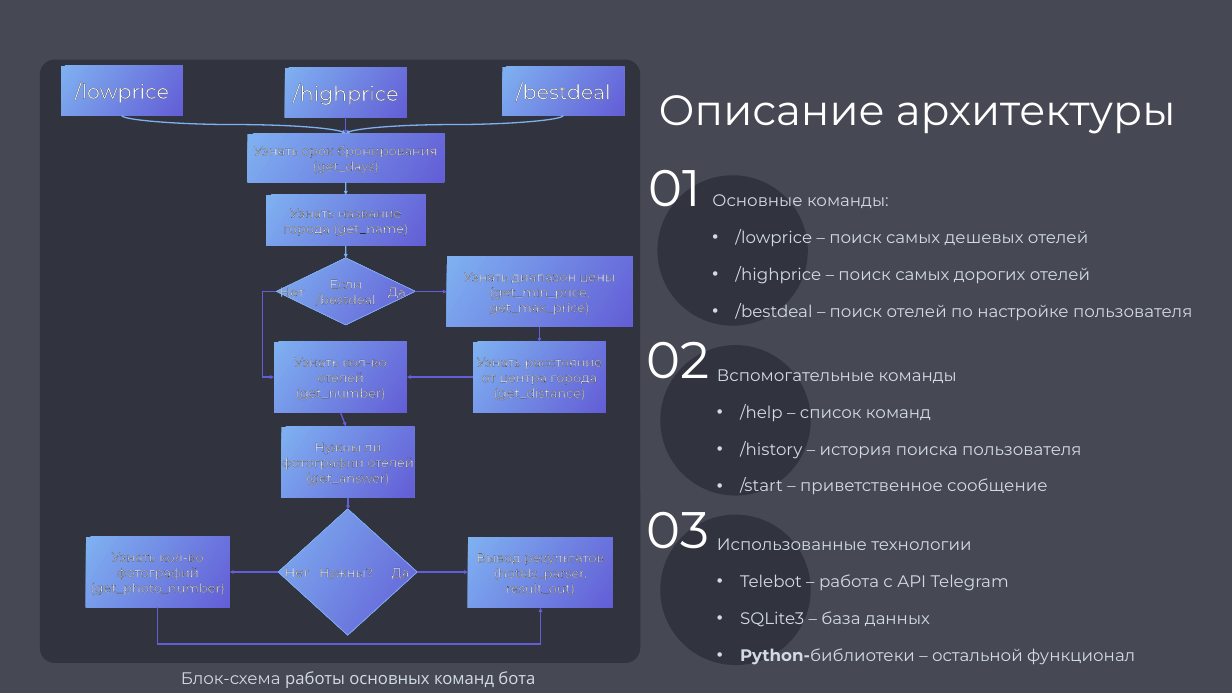
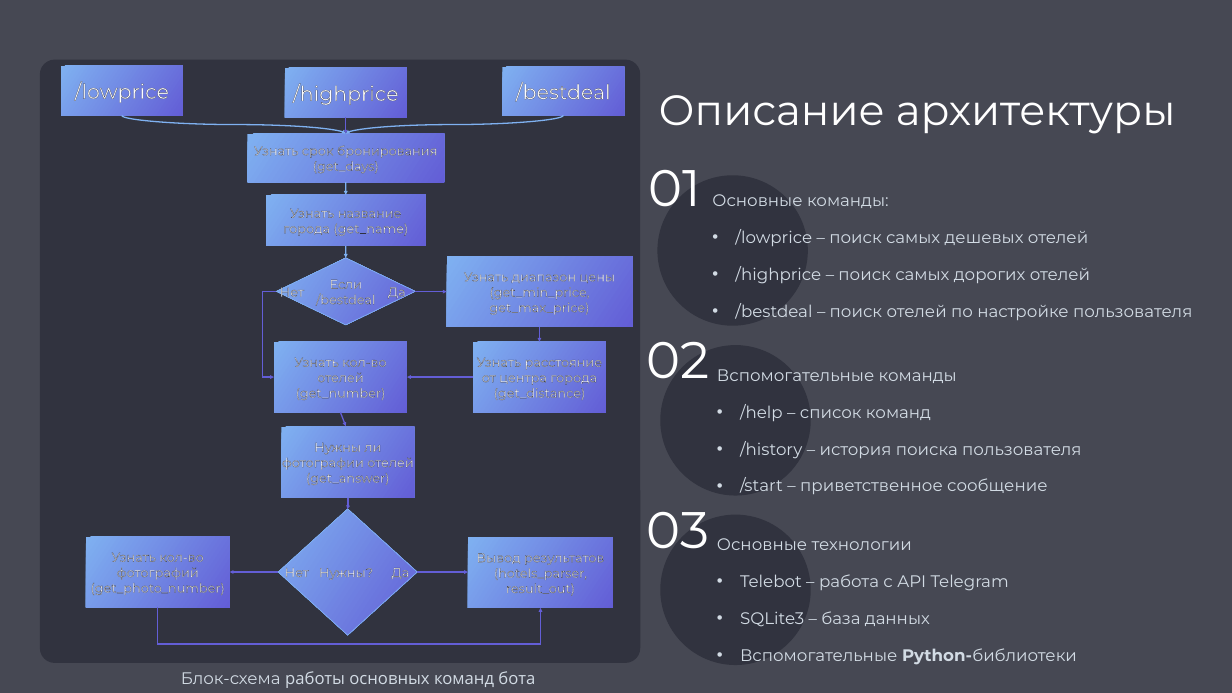
Before and after one commit to AL0RIAN/TET-BOT, a slide deck: slide 3 of Presentation.pptx. Drawn at 1232x693 pixels with LibreOffice and Linux fonts; fonts in the diff are those of the drawing. Boxes give left, top, right and bottom in pixels: in the first picture for what was removed or moved away, otherwise in the second. Text is boxed around its words. In the diff, an @@ line names an element or a change of style, - is before the commit and + after.

```diff
--- a/Presentation.pptx
+++ b/Presentation.pptx
@@ text at [717,538,912,550]: text changed @@
-Использованные технологии
+Основные технологии
@@ text at [740,648,1077,665]: text changed @@
-• Python-библиотеки – остальной функционал
+• Вспомогательные Python-библиотеки
```
Also in this commit, not shown: 3 other files.
